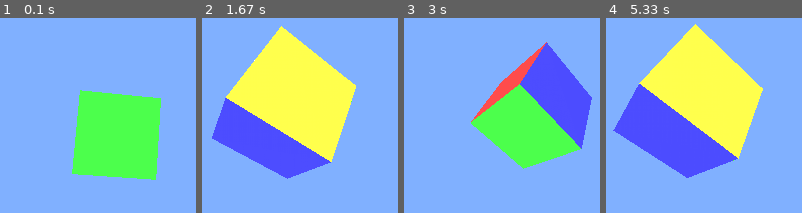
Above: before the commit, frames 1-4 (left to right).
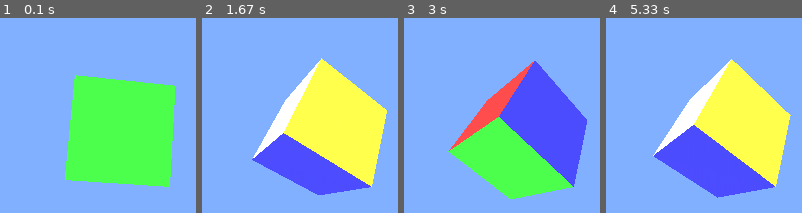
Above: after the commit, the same moments.

Repository: strollhy/pygame_opengl
Game: pygame game, started from world.py
Same seed, same stepped clock (60 frames per second), same inputs: the game is played once before the commit and once after it.
Inputs:
- Up to frame 1 (0.1 s): no input
- Up to frame 2 (1.67 s): no input
- Up to frame 3 (3 s): no input
- Up to frame 4 (5.33 s): no input

The runs differ from the first frame. In frame 1, 9.9% of the frame differs, in the area x 33-90%, y 29-87%; in frame 2, 32%; in frame 3, 25%; in frame 4, 32%, in the area x 3-95%, y 3-93%.

Commit message:
Put cube at the origin

Diff:
--- a/world.py
+++ b/world.py
@@ -57,10 +57,10 @@
         glColor3f(.3, 1, .3)
         # Begin rendering
         glBegin(GL_QUADS)
-        glVertex3f(-1, 1, 0)
-        glVertex3f(1, 1, 0)
-        glVertex3f(1, -1, 0)
-        glVertex3f(-1, -1, 0)
+        glVertex3f(-1, 1, 1)
+        glVertex3f(1, 1, 1)
+        glVertex3f(1, -1, 1)
+        glVertex3f(-1, -1, 1)
         glEnd()
 
         ## Back face
@@ -68,10 +68,10 @@
         glColor3f(1, 1, 1)
         # Begin rendering
         glBegin(GL_QUADS)
-        glVertex3f(-1, 1, -2)
-        glVertex3f(1, 1, -2)
-        glVertex3f(1, -1, -2)
-        glVertex3f(-1, -1, -2)
+        glVertex3f(-1, 1, -1)
+        glVertex3f(1, 1, -1)
+        glVertex3f(1, -1, -1)
+        glVertex3f(-1, -1, -1)
         glEnd()
 
         ## Top face
@@ -79,10 +79,10 @@
         glColor3f(1, .3, .3)
         # Begin rendering
         glBegin(GL_QUADS)
-        glVertex3f(-1, 1, 0)
-        glVertex3f(1, 1, 0)
-        glVertex3f(1, 1, -2)
-        glVertex3f(-1, 1, -2)
+        glVertex3f(-1, 1, 1)
+        glVertex3f(1, 1, 1)
+        glVertex3f(1, 1, -1)
+        glVertex3f(-1, 1, -1)
         glEnd()
 
         ## Bottom face
@@ -90,10 +90,10 @@
         glColor3f(1, 1, .3)
         # Begin rendering
         glBegin(GL_QUADS)
-        glVertex3f(1, -1, 0)
-        glVertex3f(1, -1, -2)
-        glVertex3f(-1, -1, -2)
-        glVertex3f(-1, -1, 0)
+        glVertex3f(1, -1, 1)
+        glVertex3f(1, -1, -1)
+        glVertex3f(-1, -1, -1)
+        glVertex3f(-1, -1, 1)
         glEnd()
 
         ## Right face
@@ -101,10 +101,10 @@
         glColor3f(.3, .3, 1)
         # Begin rendering
         glBegin(GL_QUADS)
-        glVertex3f(1, 1, -2)
-        glVertex3f(1, 1, 0)
-        glVertex3f(1, -1, 0)
-        glVertex3f(1, -1, -2)
+        glVertex3f(1, 1, -1)
+        glVertex3f(1, 1, 1)
+        glVertex3f(1, -1, 1)
+        glVertex3f(1, -1, -1)
         glEnd()
 
         ## Left face
@@ -112,10 +112,10 @@
         glColor3f(.3, 1, 1)
         # Begin rendering
         glBegin(GL_QUADS)
-        glVertex3f(-1, 1, 0)
-        glVertex3f(-1, 1, -2)
-        glVertex3f(-1, -1, -2)
-        glVertex3f(-1, -1, 0)
+        glVertex3f(-1, 1, 1)
+        glVertex3f(-1, 1, -1)
+        glVertex3f(-1, -1, -1)
+        glVertex3f(-1, -1, 1)
         glEnd()
 
 
